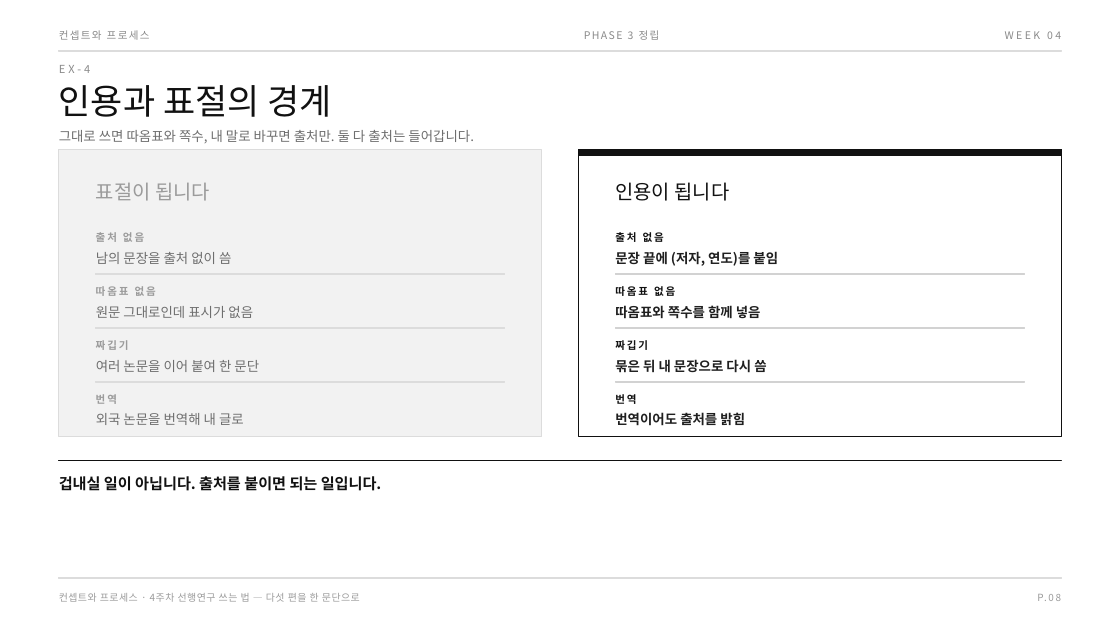
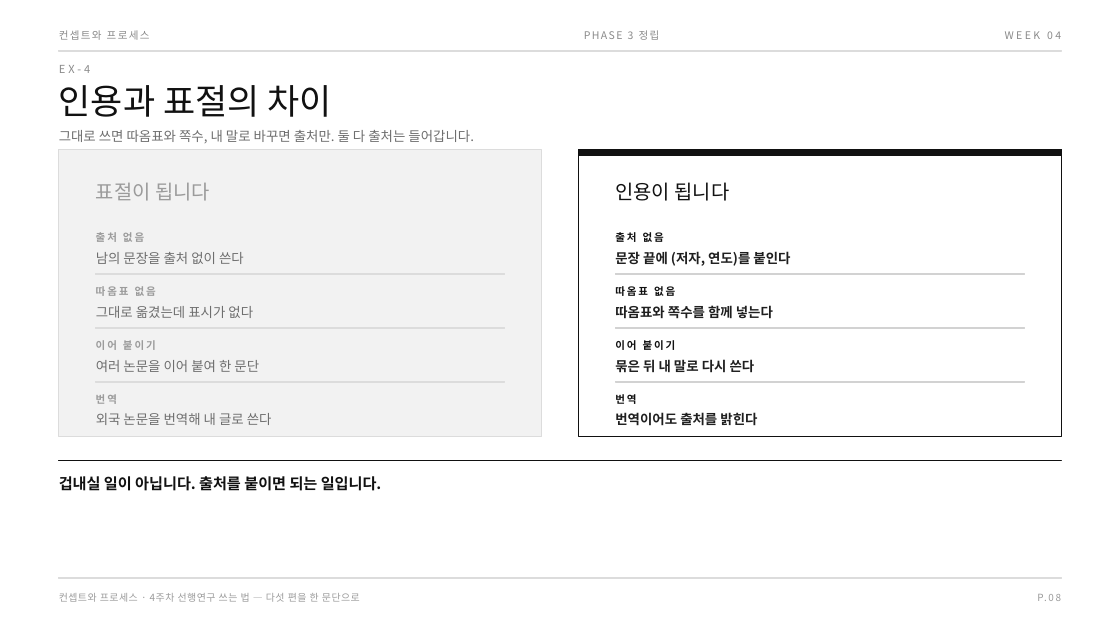
Before and after one commit to design-eng/MIN.D, a slide deck: slide 13 of dist/weeks-대학원/컨셉트와프로세스_04주차_선행연구쓰는법.pptx. Drawn at 1120x630 pixels with LibreOffice and Linux fonts; fonts in the diff are those of the drawing. Boxes give left, top, right and bottom in pixels: in the first picture for what was removed or moved away, otherwise in the second. Text is boxed around its words. In the diff, an @@ line names an element or a change of style, - is before the commit and + after.

```diff
--- a/dist/weeks-대학원/컨셉트와프로세스_04주차_선행연구쓰는법.pptx
+++ b/dist/weeks-대학원/컨셉트와프로세스_04주차_선행연구쓰는법.pptx
@@ text at [59,85,332,117]: text changed @@
-인용과 표절의 경계
+인용과 표절의 차이
@@ text at [96,252,244,264]: text changed @@
-남의 문장을 출처 없이 씀
+남의 문장을 출처 없이 쓴다
@@ text at [615,251,790,266]: text changed @@
-문장 끝에 (저자, 연도)를 붙임
+문장 끝에 (저자, 연도)를 붙인다
@@ text at [96,306,253,318]: text changed @@
-원문 그대로인데 표시가 없음
+그대로 옮겼는데 표시가 없다
@@ text at [615,305,773,319]: text changed @@
-따옴표와 쪽수를 함께 넣음
+따옴표와 쪽수를 함께 넣는다
@@ text at [96,340,156,350]: text changed @@
-짜깁기
+이어 붙이기
@@ text at [615,359,755,373]: text changed @@
-묶은 뒤 내 문장으로 다시 씀
+묶은 뒤 내 말로 다시 쓴다
@@ text at [615,340,676,350]: text changed @@
-짜깁기
+이어 붙이기
@@ text at [96,413,272,425]: text changed @@
-외국 논문을 번역해 내 글로
+외국 논문을 번역해 내 글로 쓴다
@@ text at [615,412,757,426]: text changed @@
-번역이어도 출처를 밝힘
+번역이어도 출처를 밝힌다
```
Also in this commit, not shown: 15 other slides changed, 4 other files.
